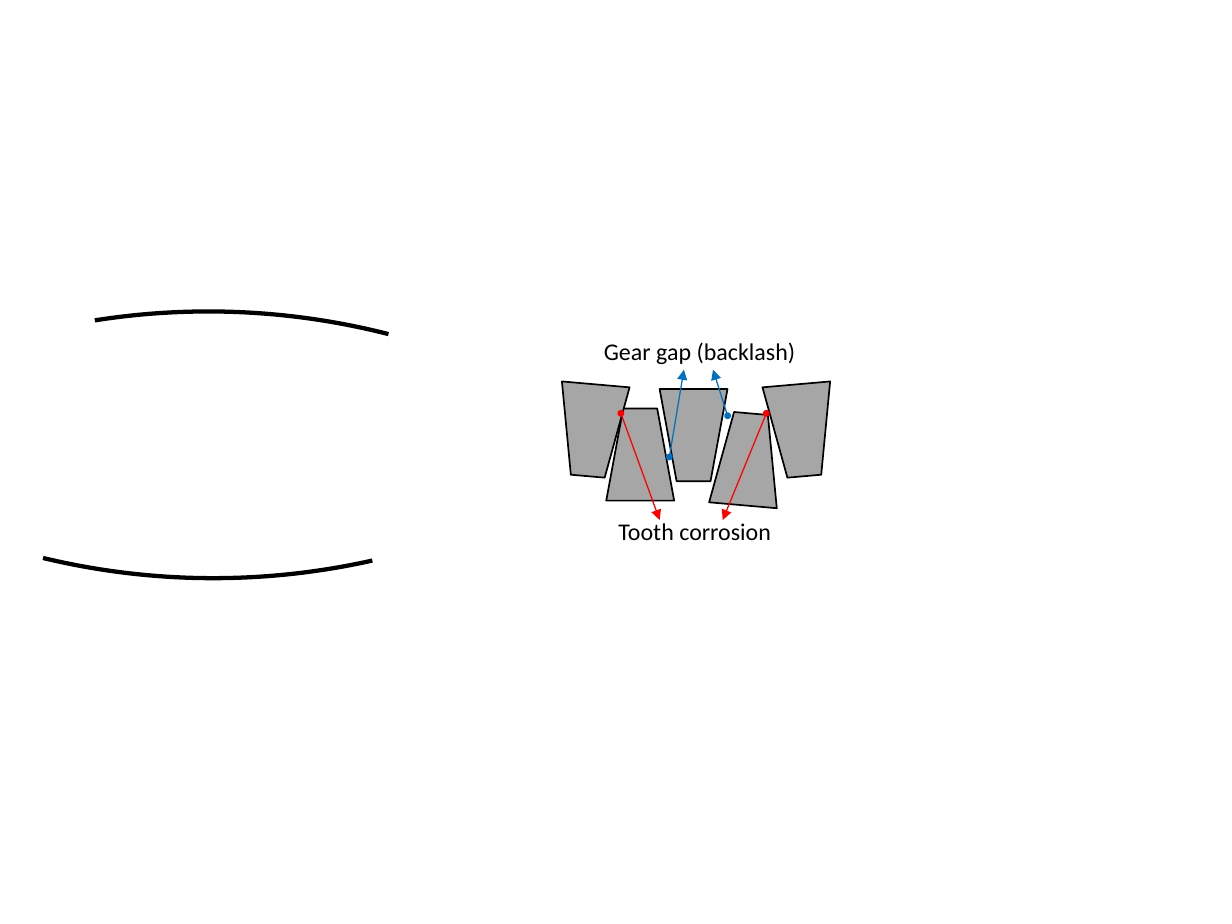
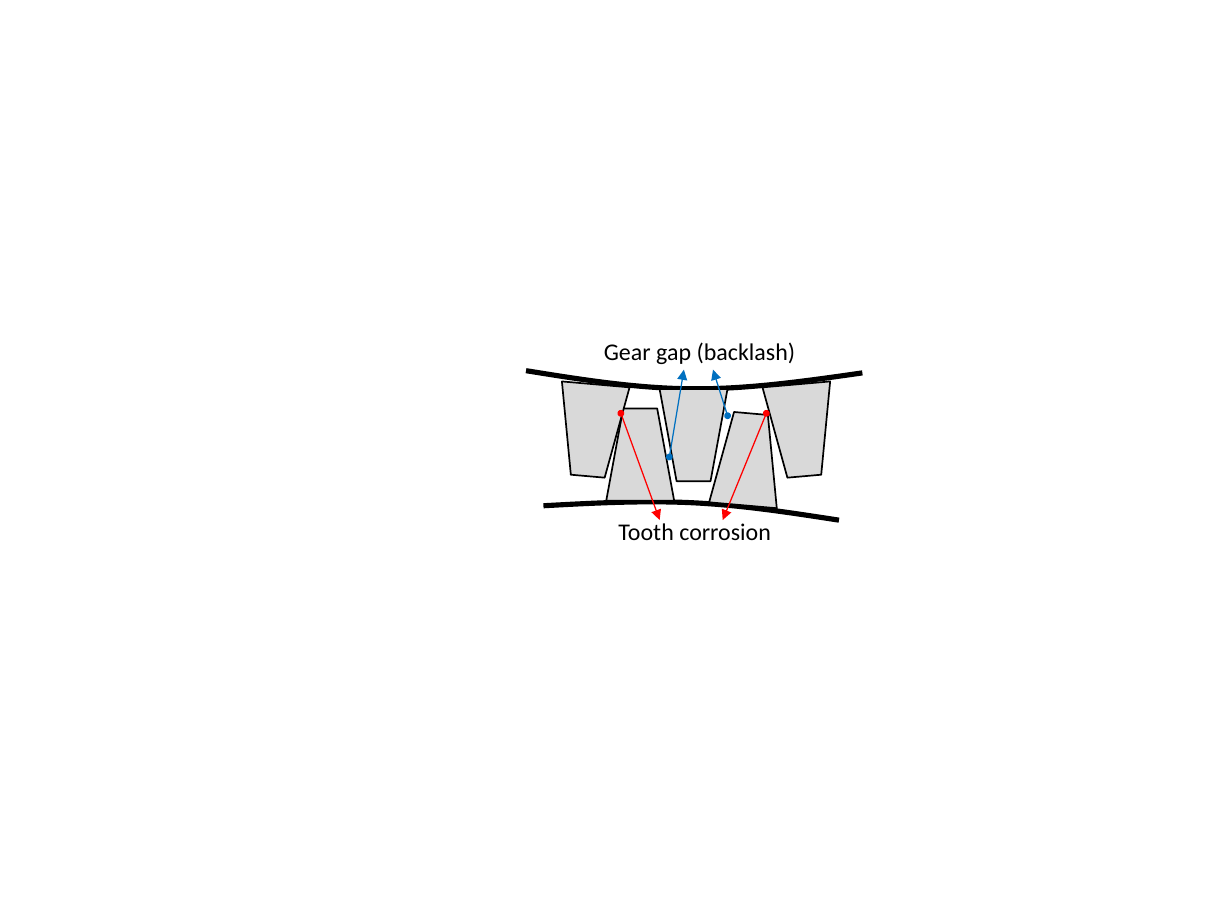
Before and after one commit to SerhatOzkucuk/PhD-Works, a slide deck: slide 3 of Parameter Estimation Works/review_IEEE Transaction on industrial electronics format/TRANS-JOUR/word/review_paper_drawings.pptx. Drawn at 1232x924 pixels with LibreOffice and Linux fonts; fonts in the diff are those of the drawing. Boxes give left, top, right and bottom in pixels: in the first picture for what was removed or moved away, otherwise in the second. Text is boxed around its words. In the diff, an @@ line names an element or a change of style, - is before the commit and + after.

```diff
--- a/Parameter Estimation Works/review_IEEE Transaction on industrial electronics format/TRANS-JOUR/word/review_paper_drawings.pptx
+++ b/Parameter Estimation Works/review_IEEE Transaction on industrial electronics format/TRANS-JOUR/word/review_paper_drawings.pptx
@@ arc (boxed as its full ellipse) removed at [0, 0, 941, 578] @@
@@ arc (boxed as its full ellipse) removed at [0, 312, 936, 924] @@
@@ freeform shape added at [526, 371, 862, 389], outline #000000 3 pt @@
@@ fill #A6A6A6 to #D9D9D9 in 5 elements at [606, 409, 674, 501], [713, 413, 781, 505], [659, 389, 727, 482], [766, 384, 834, 477], [558, 384, 626, 477] @@
@@ freeform shape added at [543, 500, 839, 520], outline #000000 3 pt @@
```
Also in this commit, not shown: 1 other slide changed, 11 slides added, 1 slide removed, 8 other files.
